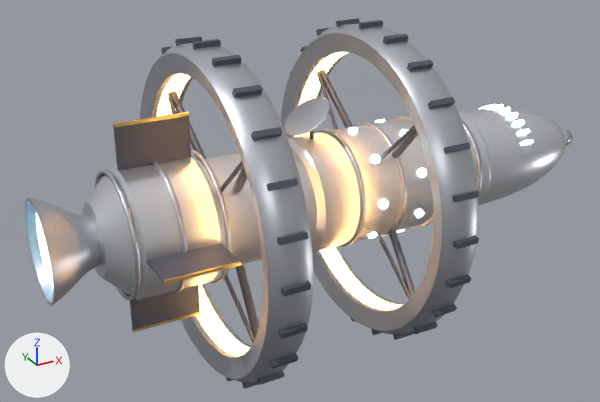
The FBX model Assets/FogOfWar/Resources/Models/WarpShip.fbx, before and after one commit.
Both versions are drawn from a 50 mm camera at (-1.167, -1.962, 0.963) aimed at (-0.061, 0.049, -0.043). Every picture has the same lights, and +X, +Y and +Z are marked at lower left. The picture after the commit comes second. Where no turn or scale is listed for an object, it has been applied to the vertices. Vertices at exactly the same position are counted once.

Objects in the first picture: 'Body' and 1 more.
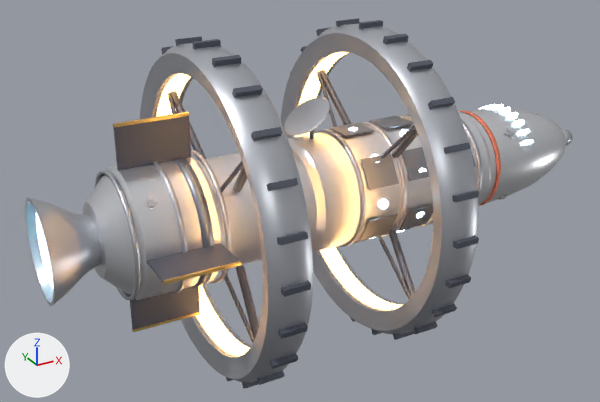
Where the newer file only moved an object's origin or applied its transform, the numbers keep the older frame.

What differs and where, as boxes (x1, y1, x2, y2) in the pictures (600 x 402 px):
part 1 of me_body, added
    after: (369, 116, 414, 129)
part 2 of me_body, added
    after: (330, 123, 375, 137)
part 3 of me_body, added
    after: (173, 157, 214, 288)
part 4 of me_body, added
    after: (459, 111, 501, 206)
part 5 of me_body, added
    after: (147, 199, 156, 207)
part 6 of me_body, added
    after: (360, 113, 514, 241)

The change in detail:
Material 'HullBand' (mat_hullband) is new.
Its base color is (0.28, 0.3, 0.34) (grey #90959e).
Its metallic is 0.8.
Its roughness is 0.4.
Material 'NavGlowRed' (mat_navglowred) is new.
Its base color is (1.0, 0.1, 0.08) (red #ff5950).
Its emission color is (1.0, 0.1, 0.08) (red #ff5950).
Its emission strength is 8.0.
Material 'Marking' (mat_marking) is new.
Its base color is (0.85, 0.22, 0.12) (orange #ed8161).
Material 'NavGlowGreen' (mat_navglowgreen) is new.
Its base color is (0.1, 1.0, 0.3) (green #59ff95).
Its emission color is (0.1, 1.0, 0.3) (green #59ff95).
Its emission strength is 8.0.
me_body is used by ob_body; location (0.0, 0.0, 0.0).
me_body had 7516 vertices, 7024 faces and spanned x -0.84..0.98, y -0.48..0.48, z -0.48..0.48.
me_body now has 8956 vertices, 8188 faces and spans x -0.84..0.98, y -0.48..0.48, z -0.48..0.48.
me_body part 1: the loose piece of 8 vertices spanning x 0.11..0.17, y -0.01..0.01, z 0.47..0.48 is copied, and the copy is scaled about its middle by (1.43, 5.62, 0.222), then moved by (0.09, 0.01, -0.3), in mat_hullband (grey #90959e); it spans x 0.18..0.28, y -0.04..0.05, z 0.17..0.18.
me_body part 2: the loose piece of 8 vertices spanning x 0.11..0.17, y -0.01..0.01, z 0.47..0.48 is copied, and the copy is scaled about its middle by (1.43, 5.62, 0.222), then moved by (-0.05, 0.01, -0.3), in mat_hullband (grey #90959e); it spans x 0.04..0.14, y -0.04..0.05, z 0.17..0.18.
me_body part 3: the loose piece of 256 vertices spanning x -0.41..-0.39, y -0.19..0.19, z -0.19..0.19 is copied, and the copy is scaled about its middle by (2.5, 0.996, 0.996), then moved by (-0.06, 0.0, 0.0), in mat_hullband (grey #90959e); it spans x -0.47..-0.44, y -0.18..0.18, z -0.18..0.18.
me_body part 4: the loose piece of 256 vertices spanning x 0.43..0.45, y -0.18..0.18, z -0.18..0.18 is copied, and the copy is scaled about its middle by (1.25, 0.911, 0.911), then moved by (0.09, 0.0, 0.0), in mat_marking (orange #ed8161); it spans x 0.52..0.54, y -0.16..0.16, z -0.16..0.16.
me_body part 5: the loose piece of 8 vertices spanning x -0.4..-0.33, y -0.13..-0.11, z 0.45..0.47 is copied, and the copy is scaled about its middle by (0.251, 0.239, 0.577), then moved by (-0.22, 0.0, -0.33), in mat_hullplate (light grey #c4c7ce); it spans x -0.59..-0.57, y -0.14..-0.12, z 0.12..0.14.
me_body part 6: 464 vertices added at x 0.04..0.62, y -0.48..0.48, z -0.13..0.18.
Other edits to the shape of me_body do not show in these pictures.
me_body gains material mat_hullband (grey #90959e).
me_body gains material mat_marking (orange #ed8161).
me_body gains material mat_navglowred (red #ff5950, glowing red #ff5950).
me_body gains material mat_navglowgreen (green #59ff95, glowing green #59ff95).
